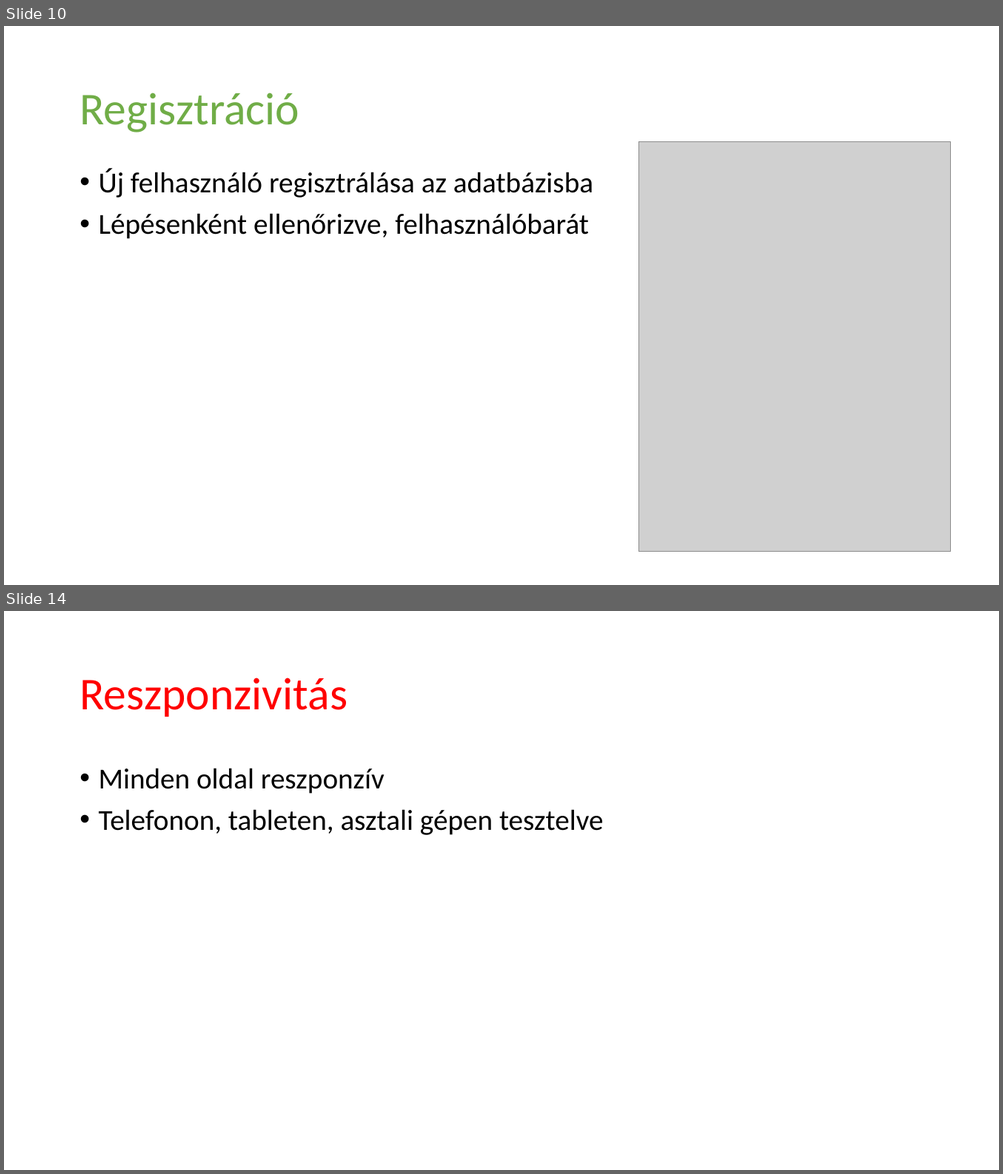
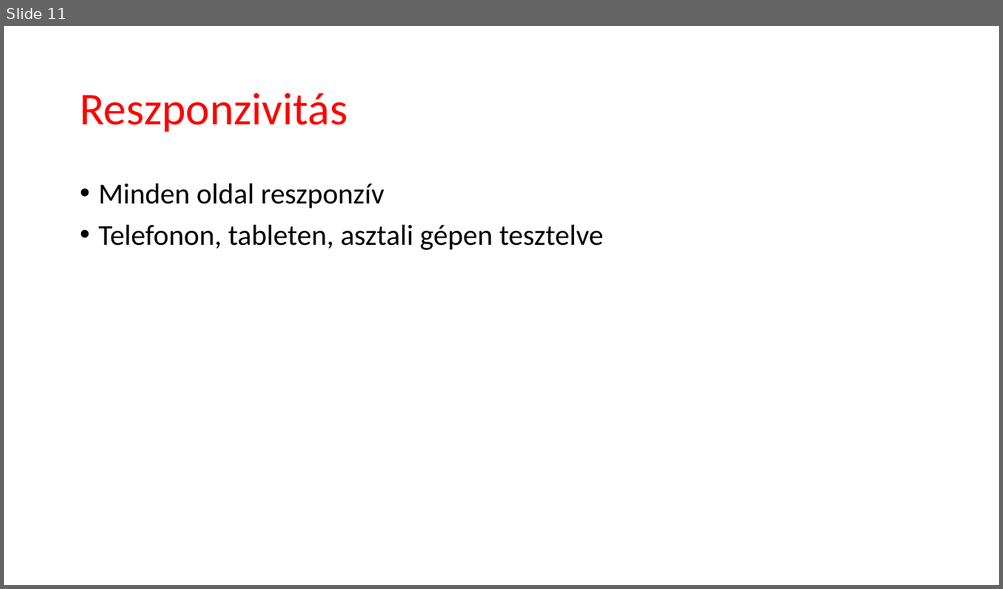
Before and after one commit to fedorbenjamin02/Vizsgaremek2024, a slide deck: Mellékletek/Prezentáció/Frissfutár_prezentáció.pptx. Shown one above the other, each under a label of ours: slides 10 and 14 before the commit, slide 11 after it; the slides between them are not shown. The pictures are 1003x1174 and 1003x589 pixels, drawn with LibreOffice and Linux fonts; fonts in the diff are those of the drawing; grey boxes stand for pictures. Boxes give left, top, right and bottom in pixels: in the first picture for what was removed or moved away, otherwise in the second. Text is boxed around its words. In the diff, an @@ line names an element or a change of style, - is before the commit and + after.

```diff
--- a/Mellékletek/Prezentáció/Frissfutár_prezentáció.pptx
+++ b/Mellékletek/Prezentáció/Frissfutár_prezentáció.pptx
@@ slide 10 removed at (4,26,999,585), background #FFFFFF @@
@@ title removed at (79,93,299,133) @@
-Regisztráció
@@ picture removed at (638,141,950,552) @@
@@ text removed at (99,168,593,239) @@
-• Új felhasználó regisztrálása az adatbázisba
-• Lépésenként ellenőrizve, felhasználóbarát
@@ what was slide 14 is now slide 11 @@
```
Also in this commit, not shown: 9 slides changed, 1 slide added, 3 other slides removed.
